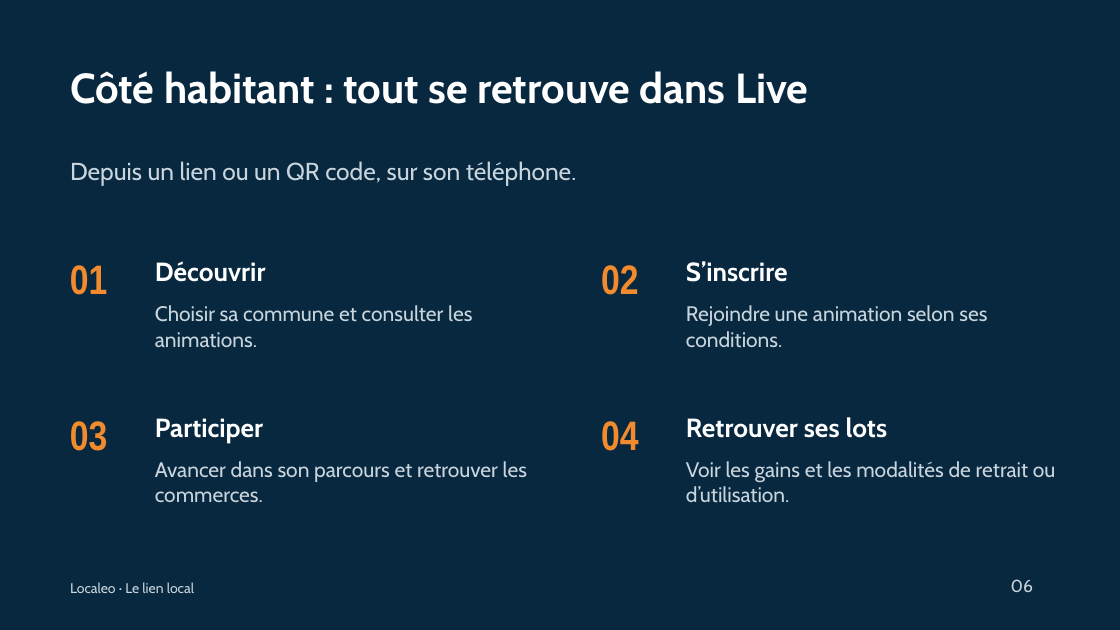
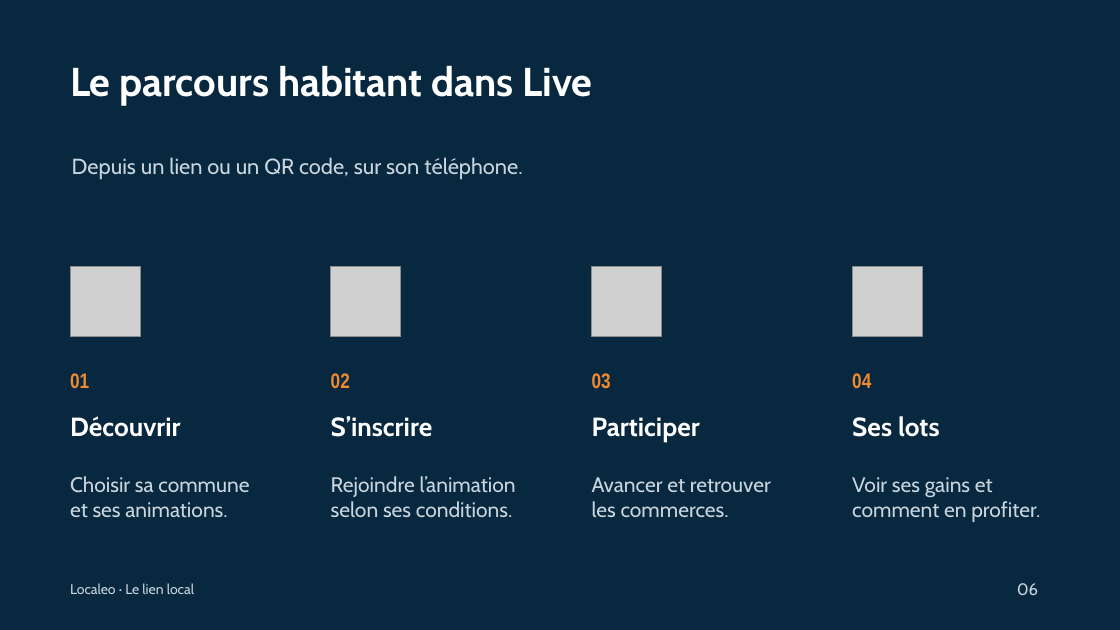
Before and after one commit to contactlocaleo/localeo-projet, a slide deck: slide 6 of livrables/communication/presentation-localeo-animation.pptx. Drawn at 1120x630 pixels with LibreOffice and Linux fonts; fonts in the diff are those of the drawing; grey boxes stand for pictures. Boxes give left, top, right and bottom in pixels: in the first picture for what was removed or moved away, otherwise in the second. Text is boxed around its words. In the diff, an @@ line names an element or a change of style, - is before the commit and + after.

Commit message:
docs: publier les evolutions Live, les epics et les supports commerciaux

```diff
--- a/livrables/communication/presentation-localeo-animation.pptx
+++ b/livrables/communication/presentation-localeo-animation.pptx
@@ text at <box>70,65,593,105</box>: text changed; size 36 to 34.5 pt @@
-Côté habitant : tout se retrouve dans Live
+Le parcours habitant dans Live
@@ text "Depuis un lien ou un ..." at <box>72,157,522,180</box>: size 21 to 18.8 pt @@
@@ picture added at <box>70,267,139,337</box> @@
@@ picture added at <box>331,267,401,337</box> @@
@@ picture added at <box>592,267,661,337</box> @@
@@ picture added at <box>853,267,923,337</box> @@
@@ text "01": place and size @@
-text "01" at <box>70,265,108,295</box>
+text "01" at <box>70,373,89,388</box>
@@ text "02": place and size @@
-text "02" at <box>601,265,639,295</box>
+text "02" at <box>331,373,350,388</box>
@@ text "03": place and size @@
-text "03" at <box>70,421,108,451</box>
+text "03" at <box>592,373,611,389</box>
@@ size 35.2 to 18 pt in 4 elements at <box>70,373,89,388</box>, <box>331,373,350,388</box>, <box>592,373,611,389</box>, <box>852,373,871,388</box> @@
@@ text "04": place and size @@
-text "04" at <box>601,421,639,451</box>
+text "04" at <box>852,373,871,388</box>
@@ text "Découvrir": place and size @@
-text "Découvrir" at <box>155,261,266,282</box>
+text "Découvrir" at <box>70,416,181,437</box>
@@ text "S’inscrire": place and size @@
-text "S’inscrire" at <box>686,261,788,282</box>
+text "S’inscrire" at <box>331,416,433,437</box>
@@ text "Participer": place and size @@
-text "Participer" at <box>155,418,263,443</box>
+text "Participer" at <box>592,417,700,442</box>
@@ text at <box>852,416,940,437</box>: text changed @@
-Retrouver ses lots
+Ses lots
@@ text at <box>70,476,249,517</box>: text changed @@
-Choisir sa commune et consulter les animations.
+Choisir sa commune
+et ses animations.
@@ text at <box>331,476,516,517</box>: text changed @@
-Rejoindre une animation selon ses conditions.
+Rejoindre l’animation
+selon ses conditions.
@@ text at <box>592,477,771,517</box>: text changed @@
-Avancer dans son parcours et retrouver les commerces.
+Avancer et retrouver
+les commerces.
@@ text removed at <box>686,461,1056,502</box> @@
-Voir les gains et les modalités de retrait ou d’utilisation.
@@ text added at <box>852,477,1040,522</box>, 18 pt, text #C9D5DD @@
+Voir ses gains et
+comment en profiter.
@@ text "06" at <box>1017,583,1038,595</box>: size 15 to 14.2 pt @@
```
Also in this commit, not shown: 11 other slides changed, 21 other files.
